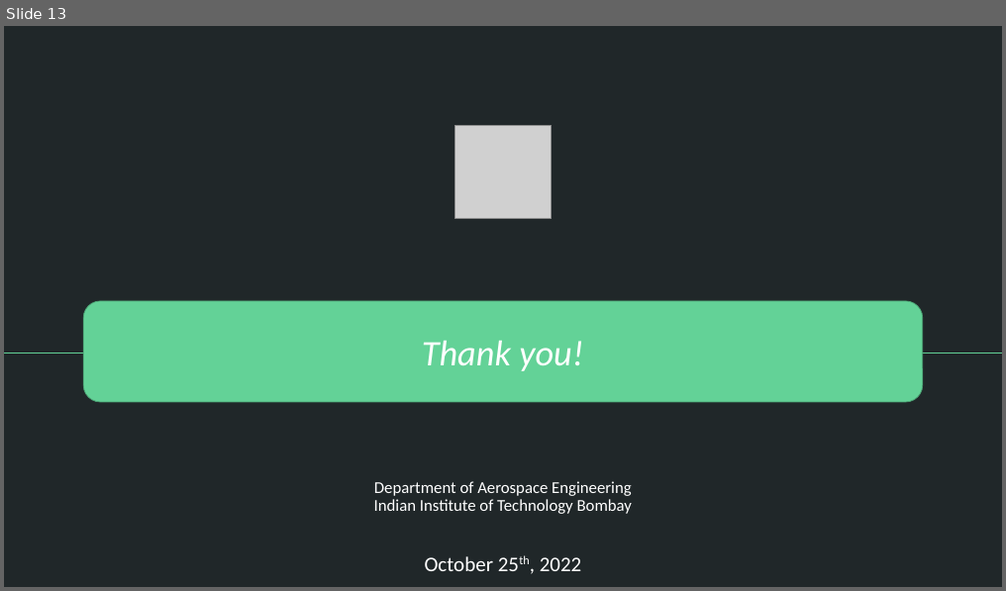
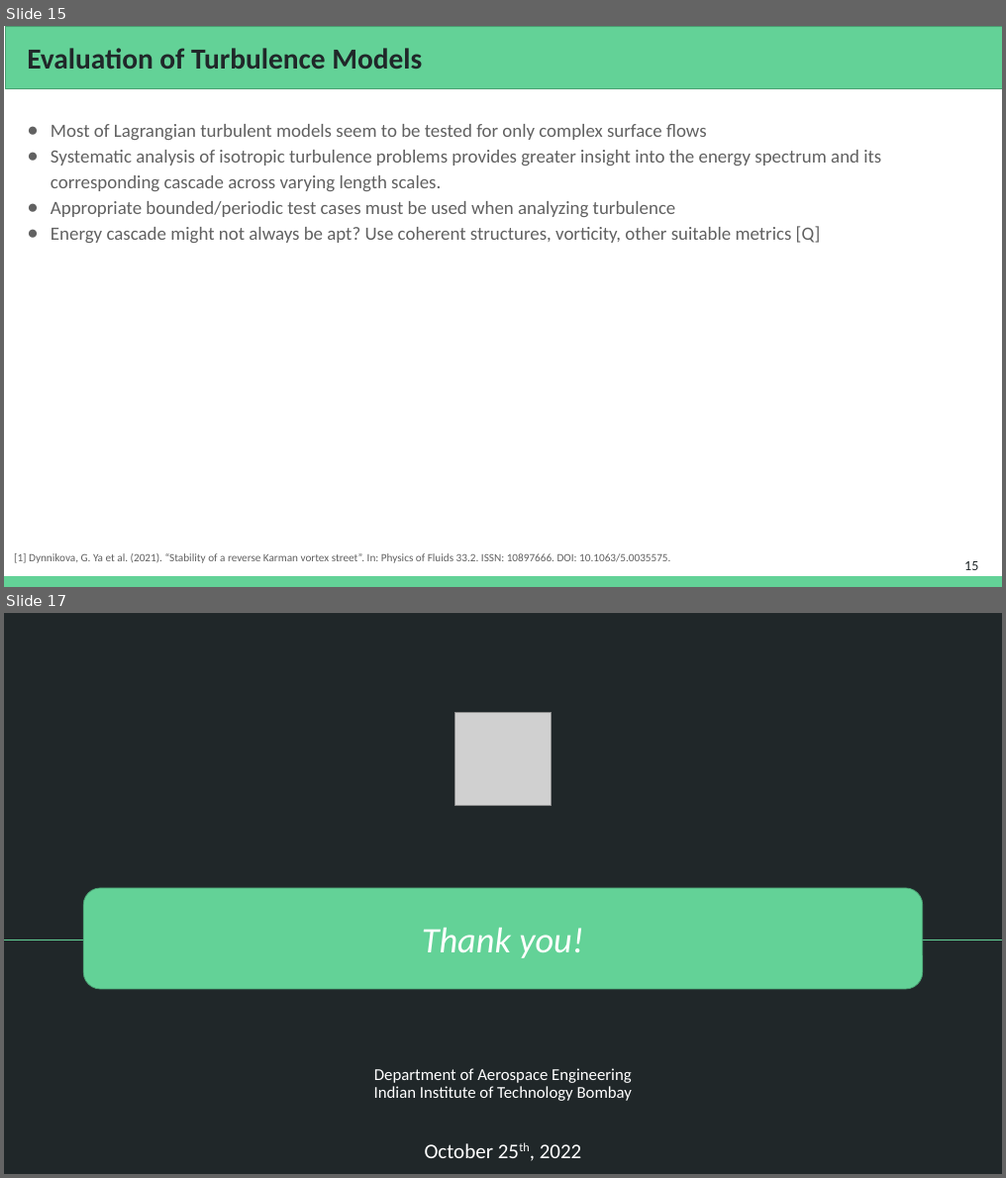
Before and after one commit to Prajwal-Prathiksh/ddp-thesis, a slide deck: report/DDP Stage I - 2022.pptx. Shown one above the other, each under a label of ours: slide 13 before the commit, slides 15 and 17 after it; the slides between them are not shown. The pictures are 1006x591 and 1006x1178 pixels, drawn with LibreOffice and Linux fonts; fonts in the diff are those of the drawing; grey boxes stand for pictures. Boxes give left, top, right and bottom in pixels: in the first picture for what was removed or moved away, otherwise in the second. Text is boxed around its words. In the diff, an @@ line names an element or a change of style, - is before the commit and + after.

```diff
--- a/report/DDP Stage I - 2022.pptx
+++ b/report/DDP Stage I - 2022.pptx
@@ slide 15 added at (4,26,1002,587), background #FFFFFF @@
@@ rectangle added at (5,26,1002,89), fill #63D297, outline #4BA173 0.75 pt @@
@@ title added at (27,48,422,69), 28 pt, text #202729, bold @@
+Evaluation of Turbulence Models
@@ text added at (51,124,881,243), 18 pt, text #616161 @@
+● Most of Lagrangian turbulent models seem to be tested for only complex surface flows
+● Systematic analysis of isotropic turbulence problems provides greater insight into the energy spectrum and its corresponding cascade across varying length scales.
+● Appropriate bounded/periodic test cases must be used when analyzing turbulence
+● Energy cascade might not always be apt? Use coherent structures, vorticity, other suitable metrics [Q]
@@ text added at (14,554,670,564), 10.7 pt, text #616161 @@
+[1] Dynnikova, G. Ya et al. (2021). “Stability of a reverse Karman vortex street”. In: Physics of Fluids 33.2. ISSN: 10897666. DOI: 10.1063/5.0035575.
@@ rectangle added at (4,577,1002,587), fill #63D297 @@
@@ page number added at (964,562,978,570), 13.3 pt, text #202729 @@
+15
@@ what was slide 13 is now slide 17 @@
```
Also in this commit, not shown: 3 other slides added.
